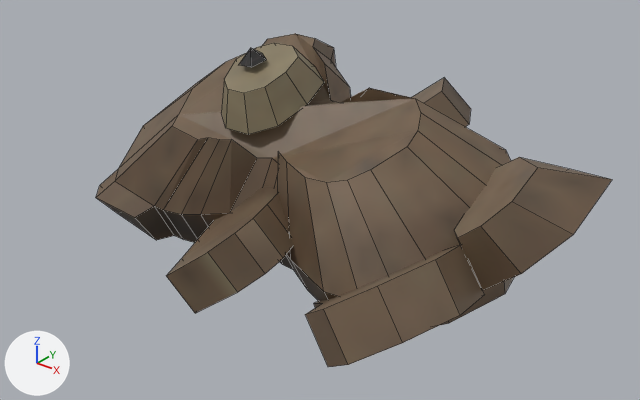
An edit to the Blender file project_files/trinket-02.blend, drawn before and after from the same camera.
Both versions are drawn from a 50 mm camera at (0.986, -1.267, 0.864) aimed at (-0.016, -0.014, 0.087). The axes (+X, +Y, +Z) are drawn at lower left. The lights are the same throughout. Mesh edges are drawn as thin lines.

The older version as bpy lines, for what is in view:
```python
ob_cylinder = bpy.data.objects.new('Cylinder', me_cylinder)
ob_cylinder.location = (0.462, 0.0, 0.002)
ob_cylinder.rotation_euler = (0.0, 0.0, 1.571)  # degrees (0, 0, 90)
ob_cylinder.scale = (0.12, 0.12, 0.12)
ob_icosphere_001 = bpy.data.objects.new('Icosphere.001', me_icosphere_002)
ob_icosphere_001.location = (-0.262, -0.237, 0.026)
ob_icosphere_001.rotation_euler = (0.0, 0.0, -1.543)  # degrees (0, 0, -88)
ob_icosphere_001.scale = (0.21, 0.21, 0.21)
ob_plane_002 = bpy.data.objects.new('Plane.002', me_plane_002)
ob_plane_002.location = (0.159, 0.0, 0.024)
ob_plane_002.rotation_euler = (0.0, 0.0, 15.71)  # degrees (0, 0, 180)
ob_plane_002.scale = (0.24, 0.24, 0.24)
ob_plane_003 = bpy.data.objects.new('Plane.003', me_plane_003)
ob_plane_003.location = (0.0, 0.055, 0.026)
ob_plane_003.scale = (0.275, 0.275, 0.275)
ob_plane_015 = bpy.data.objects.new('Plane.015', me_plane_016)
ob_plane_015.location = (0.281, -0.366, 0.016)
ob_plane_015.rotation_euler = (-0.344, -0.558, 0.429)  # degrees (-20, -32, 25)
ob_plane_015.scale = (0.264, 0.264, 0.264)
# also in view: 'Plane.013' at (-0.041, -0.21, 0.049); 'Plane.010' at (-0.066, 0.058, 0.157); 'Plane.014' at (0.415, 0.022, 0.181); 'Plane.012' at (0.041, 0.202, 0.166); 'Plane.011' at (-0.152, -0.007, 0.302)
```
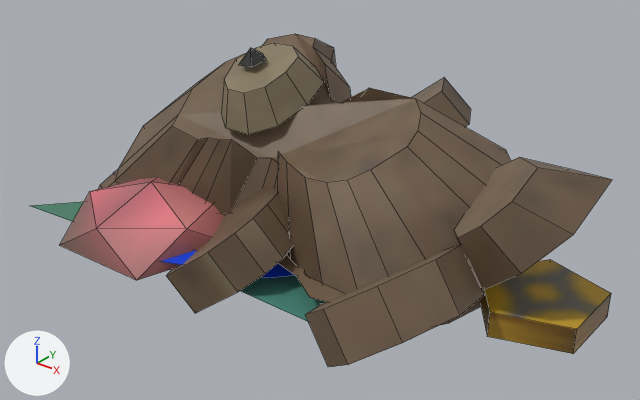
Changed parts and their boxes [x1, y1, x2, y2] in the pictures (640 x 400 px):
'Icosphere.001', shown (pink)
    after: [60, 178, 224, 280]
'Cylinder', shown (brown)
    after: [481, 259, 611, 354]
'Plane.028', added (cyan)
    after: [241, 276, 325, 322]
'Plane.020', added (brown)
    after: [278, 254, 345, 302]
'Plane.003', shown (green)
    after: [31, 202, 84, 222]
'Plane.002', shown (blue)
    after: [113, 172, 296, 278]

Edits to the bpy script that builds the scene:
```text
Add me_plane_028:
    me_plane_028.from_pydata(...)  # 4 vertices, 1 face; spans x -1.0..1.0, y -1.0..1.0, z 0.0
    me_plane_028.materials.append(mat_primary_texture)  # picture img_entities_texture_01_png
Add me_plane_020:
    me_plane_020.from_pydata(...)  # 32 vertices, 1 face; spans x -0.926..0.02, y -0.844..0.618, z -0.005..0.0
    me_plane_020.materials.append(mat_primary_texture)  # picture img_entities_texture_01_png
Change ob_cylinder:
    remove ob_cylinder.hide_set(True)  # its collection is switched off
Change ob_plane_002:
    remove ob_plane_002.hide_set(True)  # its collection is switched off
Change ob_icosphere_001:
    remove ob_icosphere_001.hide_set(True)  # its collection is switched off
Change ob_plane_003:
    remove ob_plane_003.hide_set(True)  # its collection is switched off
Add ob_plane_028:
    ob_plane_028 = bpy.data.objects.new('Plane.028', me_plane_028)
    ob_plane_028.location = (0.0, 0.0, 0.029)
    ob_plane_028.rotation_euler = (0.0, 0.0, 1.571)  # degrees (0, 0, 90)
    ob_plane_028.scale = (0.3, 0.3, 0.25)
Add ob_plane_020:
    ob_plane_020 = bpy.data.objects.new('Plane.020', me_plane_020)
    ob_plane_020.location = (0.0, 0.0, 0.061)
    ob_plane_020.rotation_euler = (0.0, 0.0, 1.571)  # degrees (0, 0, 90)
    ob_plane_020.scale = (0.3, 0.3, 0.25)
```
